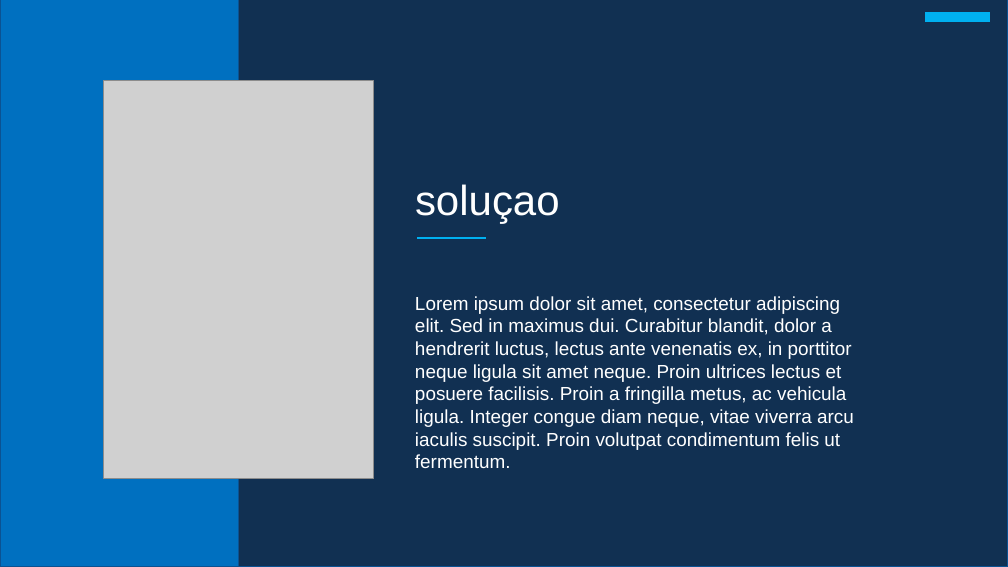
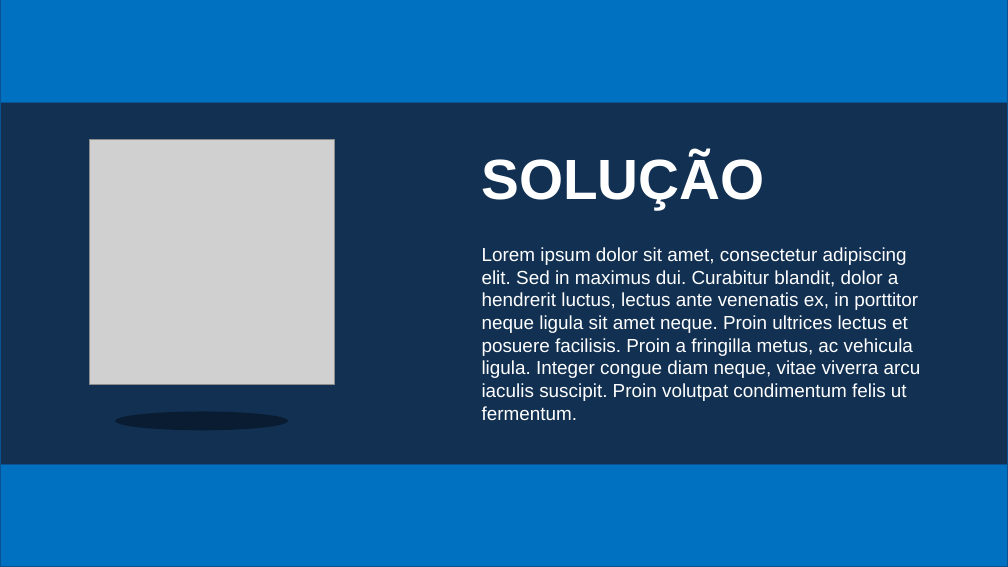
Before and after one commit to PedroRocha10/grupo-03-adsa-20201, a slide deck: slide 6 of documentacao/Pro Eagle apresentação.pptx (slide 5 before the commit). Drawn at 1008x567 pixels with LibreOffice and Linux fonts; fonts in the diff are those of the drawing; grey boxes stand for pictures. Boxes give left, top, right and bottom in pixels: in the first picture for what was removed or moved away, otherwise in the second. Text is boxed around its words. In the diff, an @@ line names an element or a change of style, - is before the commit and + after.

Commit message:
Apresentação ppt v4.0

```diff
--- a/documentacao/Pro Eagle apresentação.pptx
+++ b/documentacao/Pro Eagle apresentação.pptx
@@ rectangle: place and size @@
-rectangle at [0,0,239,567]
+rectangle at [0,0,1008,567]
@@ rectangle removed at [927,14,988,20] @@
@@ rectangle: place and size @@
-rectangle at [239,0,1008,567]
+rectangle at [0,103,1008,464]
@@ picture: place and size @@
-picture at [104,81,374,479]
+picture at [90,139,335,384]
@@ text at [482,155,765,210]: text changed; size 40 to 54 pt; bold on @@
-soluçao
+SOLUÇÃO
@@ line removed from (417, 238) to (486, 238) @@
@@ text "Lorem ipsum dolor sit amet, ...": place and size @@
-text "Lorem ipsum dolor sit amet, ..." at [415,296,854,468]
+text "Lorem ipsum dolor sit amet, ..." at [482,247,921,420]
@@ ellipse added at [115,411,288,430], fill #000000 at 40% opacity @@
```
Also in this commit, not shown: 1 other slide changed, 7 slides added, 1 other file.
